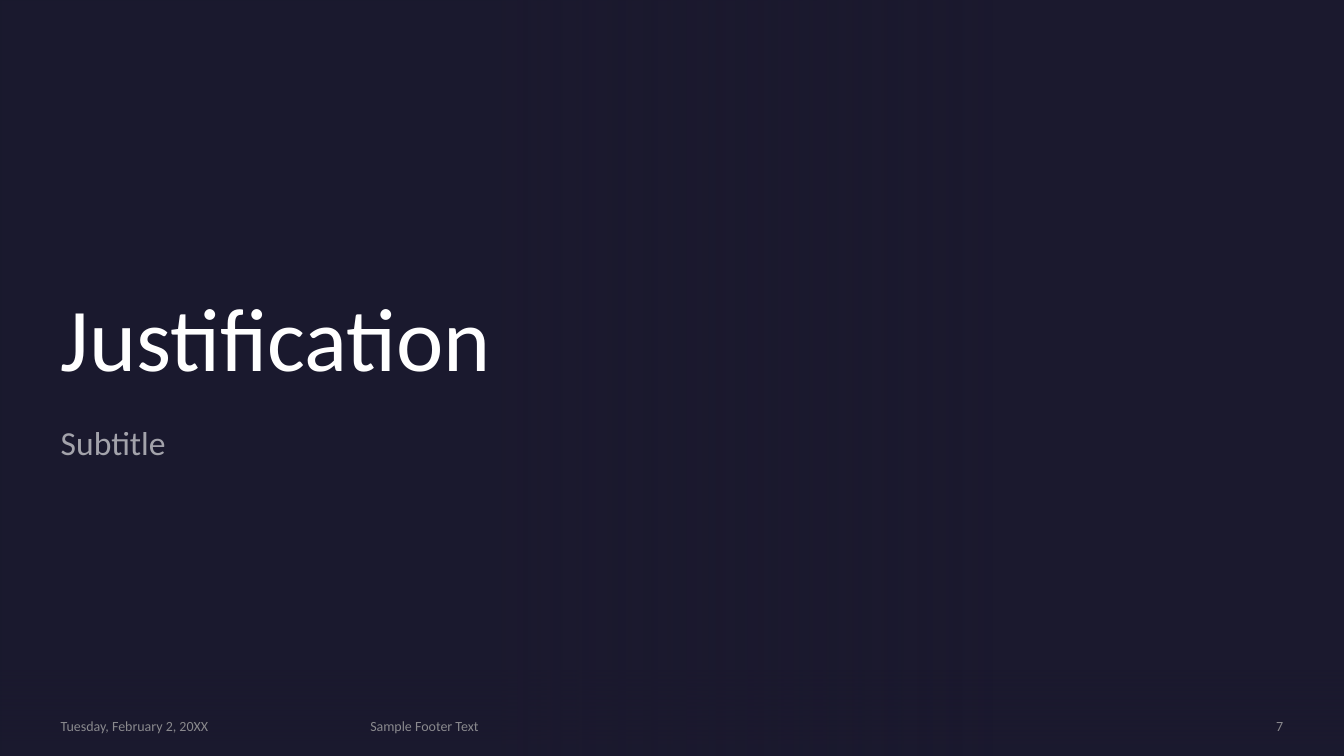
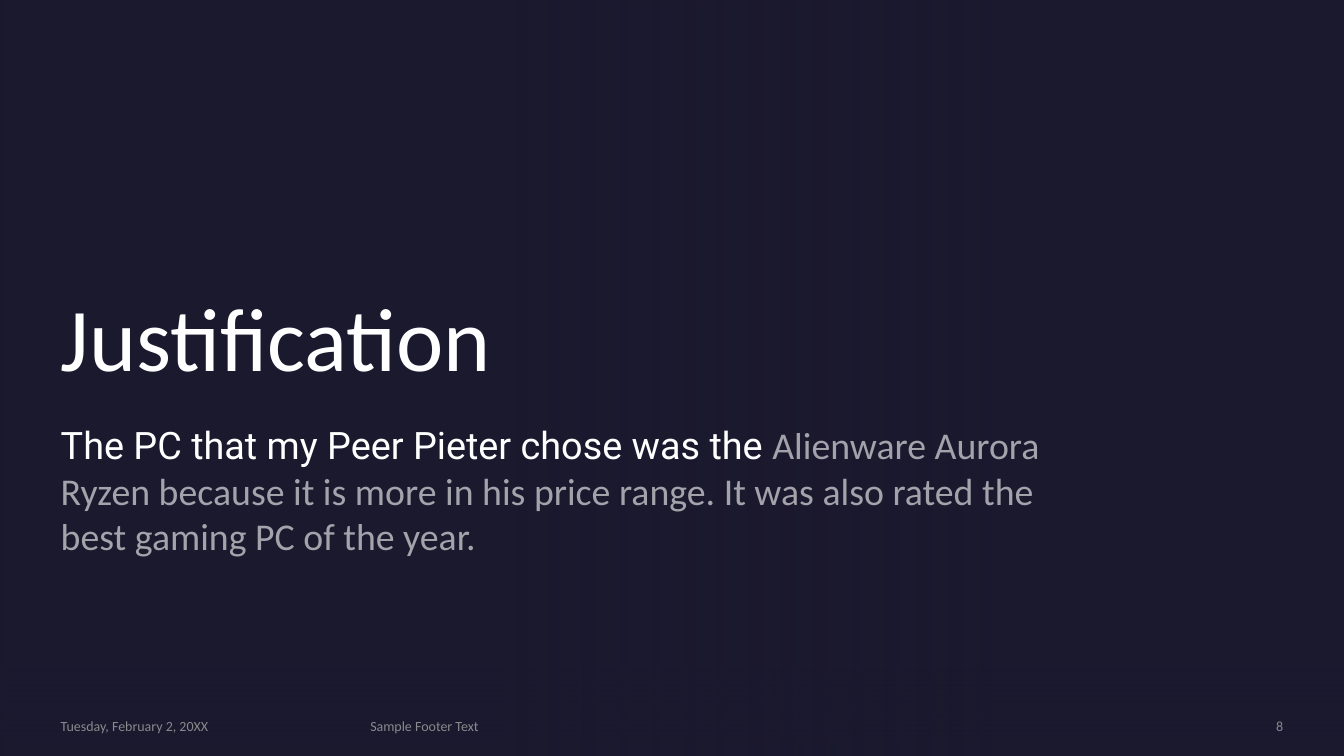
Before and after one commit to Digital-Tech-KKHS/10dtc-computer-hardware-cmaregele, a slide deck: slide 8 of Presentation Template.pptx (slide 7 before the commit). Drawn at 1344x756 pixels with LibreOffice and Linux fonts; fonts in the diff are those of the drawing; background and template pictures are left out. Boxes give left, top, right and bottom in pixels: in the first picture for what was removed or moved away, otherwise in the second. Text is boxed around its words. In the diff, an @@ line names an element or a change of style, - is before the commit and + after.

```diff
--- a/Presentation Template.pptx
+++ b/Presentation Template.pptx
@@ subtitle at (61, 430, 1040, 557): text changed; size 24 to 27 pt @@
-Subtitle
+The PC that my Peer Pieter chose was the Alienware Aurora Ryzen because it is more in his price range. It was also rated the best gaming PC of the year.
@@ page number at (1276, 721, 1283, 731): text changed @@
-7
+8
```
Also in this commit, not shown: 6 other slides changed, 1 slide added, 2 other files.
